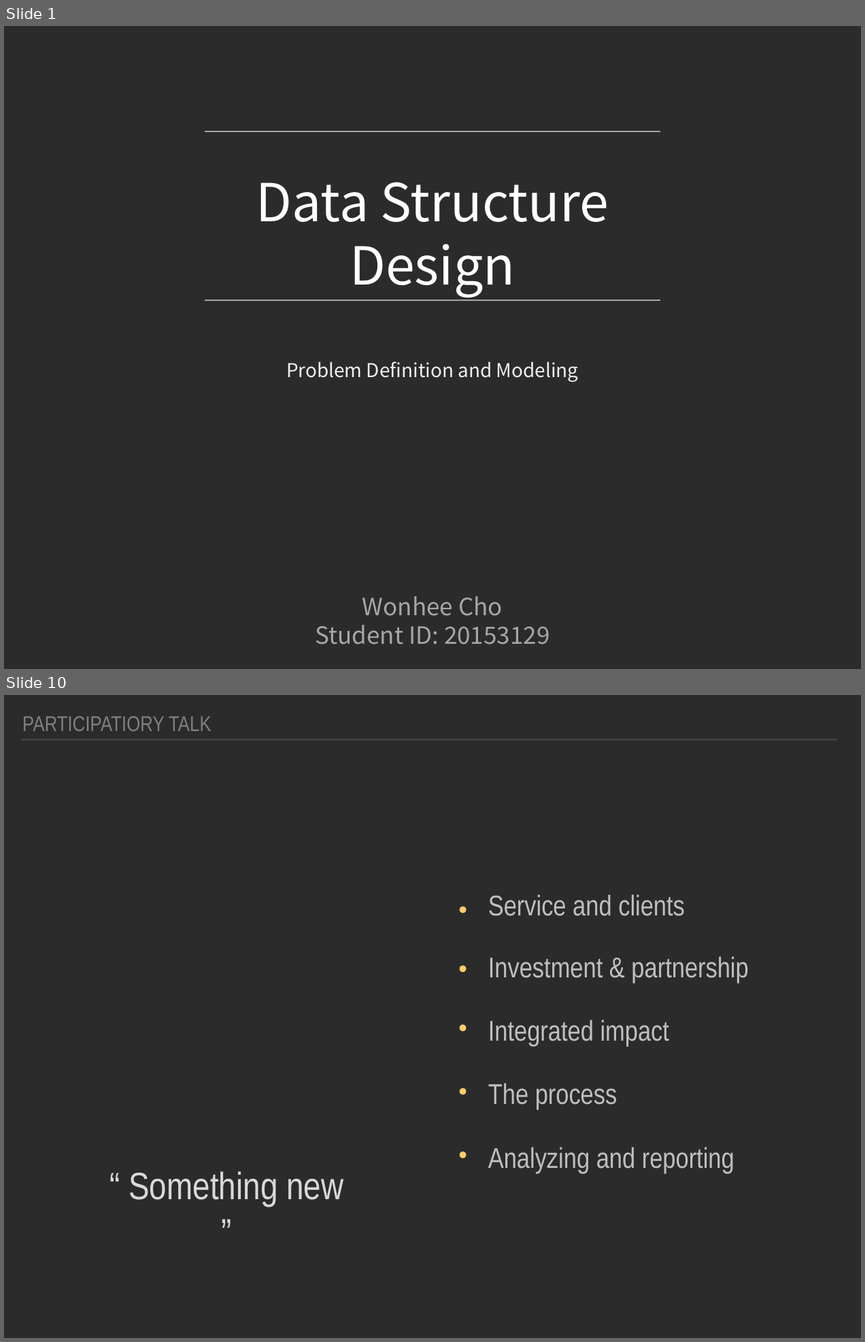
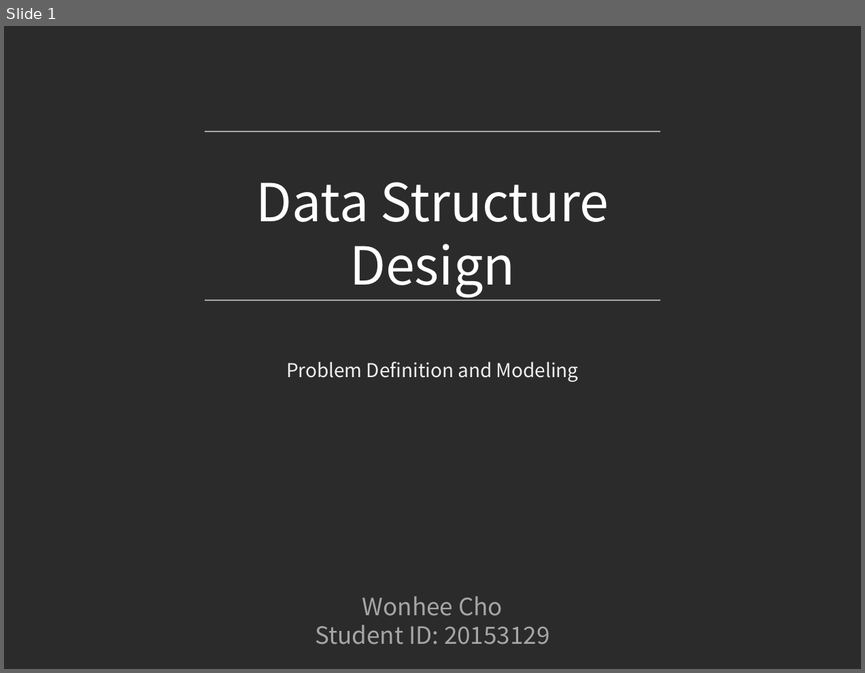
Before and after one commit to jowoni/Data-Structure-Design, a slide deck: Dynamic Graphs/Dynamic Graphs.pptx. Shown one above the other, each under a label of ours: slides 1 and 10 before the commit, slide 1 after it; the slides between them are not shown. The pictures are 865x1342 and 865x673 pixels, drawn with LibreOffice and Linux fonts; fonts in the diff are those of the drawing; background and template pictures are left out; a plain dark background stands for a picture behind light text. Boxes give left, top, right and bottom in pixels: in the first picture for what was removed or moved away, otherwise in the second. Text is boxed around its words. In the diff, an @@ line names an element or a change of style, - is before the commit and + after.

```diff
--- a/Dynamic Graphs/Dynamic Graphs.pptx
+++ b/Dynamic Graphs/Dynamic Graphs.pptx
@@ slide 10 removed at bbox=[4, 695, 861, 1338], background picture (left out) @@
@@ text removed at bbox=[22, 716, 211, 731] @@
-PARTICIPATIORY TALK
@@ line removed from (21, 740) to (837, 740) @@
@@ group removed at bbox=[459, 894, 748, 1173]: 5 texts, 5 ellipses @@
-Service and clients
-The process
-Investment & partnership
-Analyzing and reporting
-Integrated impact
@@ text removed at bbox=[128, 1171, 343, 1206] @@
-“ Something new ”
```
Also in this commit, not shown: 3 slides changed, 3 slides added, 7 other slides removed, 1 other file.
